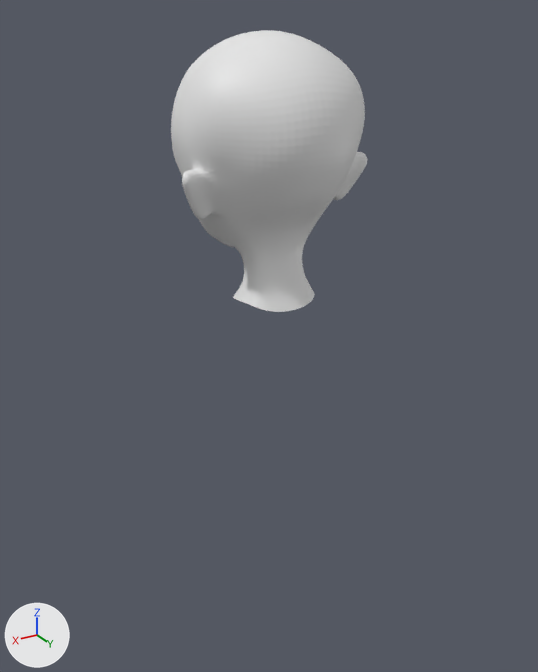
The Blender file anime.blend as it was, and as the next commit left it.
Both versions are drawn from a camera (50 mm lens) standing at (0.448, 0.737, 1.73) and looking at (-0.012, -0.029, 1.347). The lights are fixed; the arrows at lower left show +X, +Y and +Z.
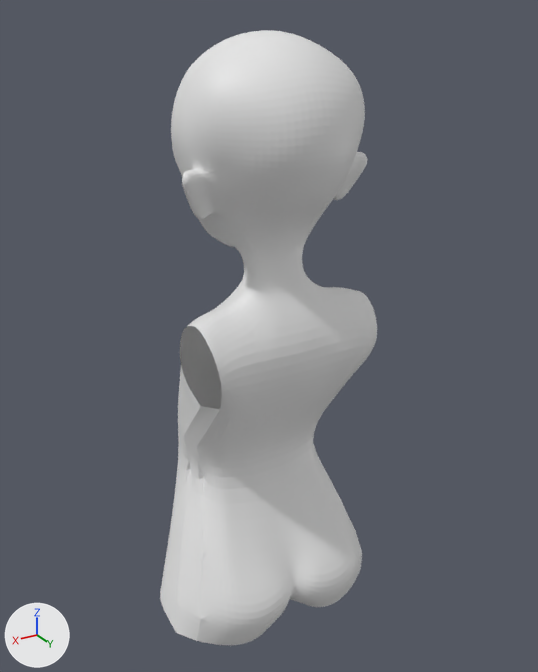
Pixel boxes [x1, y1, x2, y2] of what changed, in the pictures (538 x 672 px):
'Plane', reshaped (10% wider, 118% taller)
    before: [171, 30, 368, 312]
    after: [160, 30, 377, 645]
part 1 of me_plane, built on
    before: [233, 278, 315, 312]
    after: [160, 278, 377, 645]

What the commit changed:
me_plane is used by ob_plane; location (0.0, 0.0, 0.0).
me_plane had 400 vertices, 370 faces and spanned x 0.0..0.126, y -0.144..0.102, z 1.402..1.717.
me_plane now has 538 vertices, 493 faces and spans x 0.0..0.163, y -0.157..0.102, z 0.934..1.717.
Part 1, on me_plane:
10 vertices move from x 0.0..0.048, y -0.05..0.044, z 1.402..1.419 to x 0.0..0.068, y -0.056..0.054, z 1.394..1.413.
138 vertices are added at x 0.0..0.163, y -0.157..0.078, z 0.934..1.414.
123 new faces join them.
